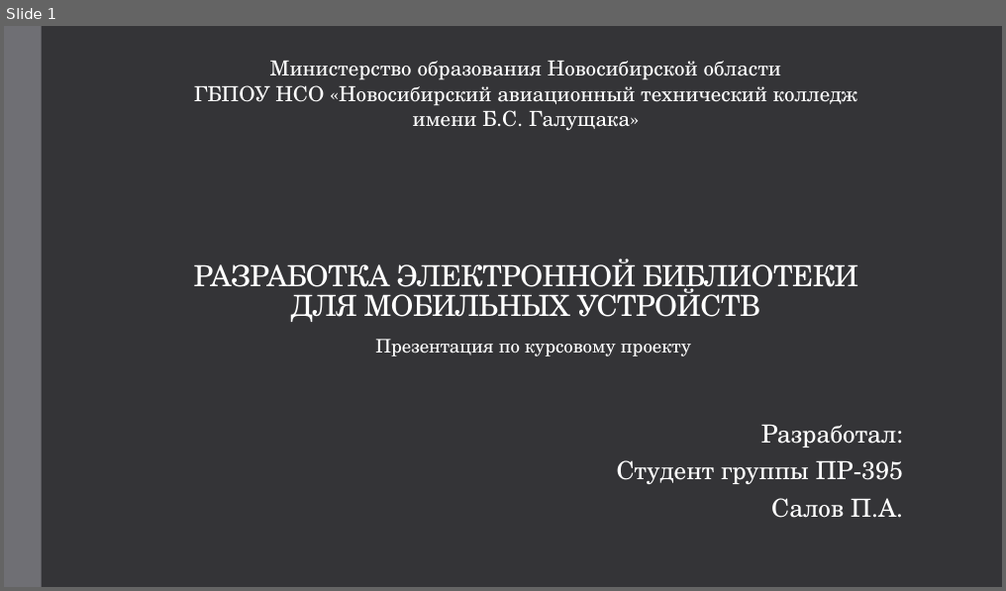
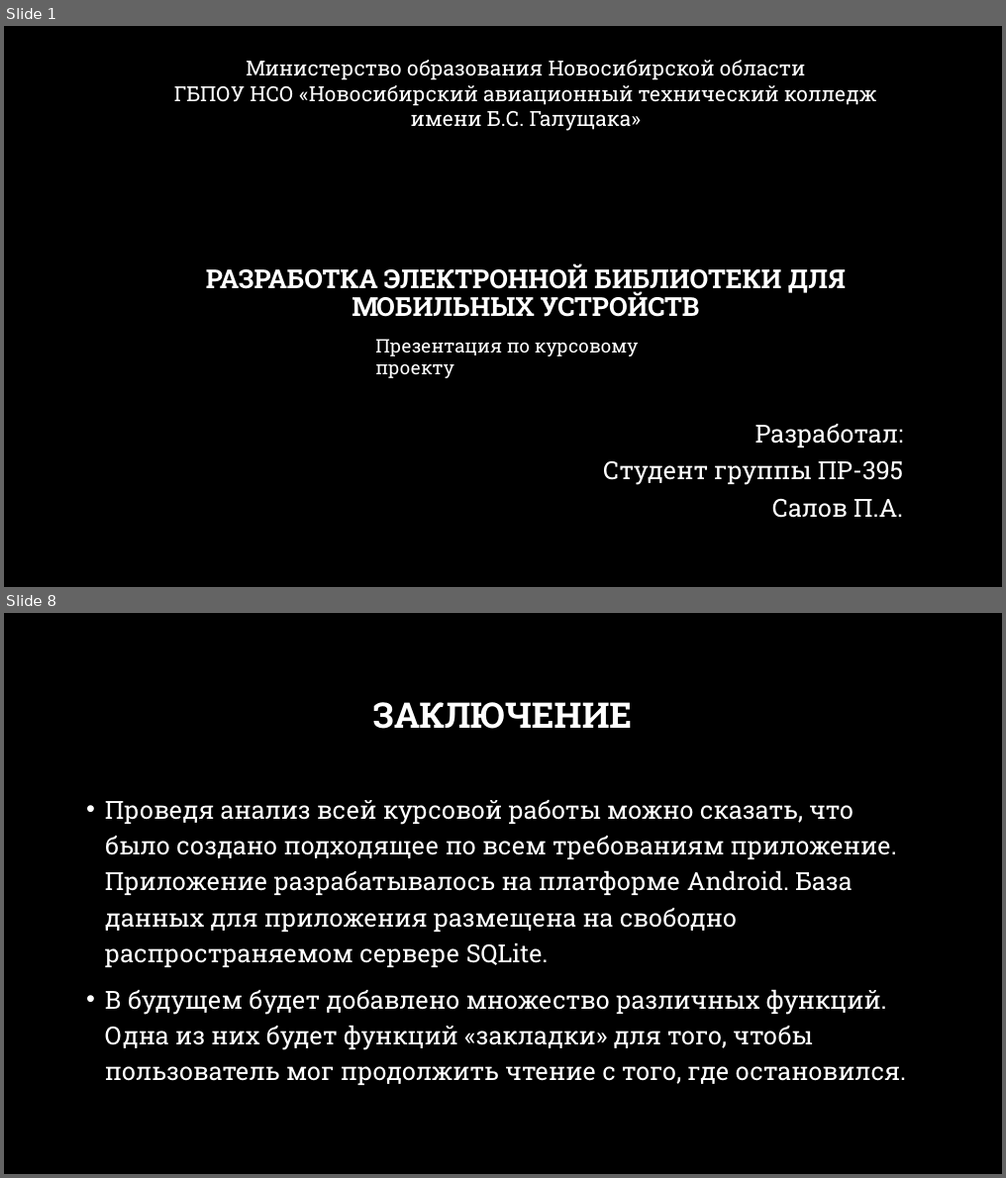
Before and after one commit to Mojukin/CourseWork, a slide deck: Презентация по курсовому проекту, Салов П.А., Пр-395.pptx. Shown one above the other, each under a label of ours: slide 1 before the commit, slides 1 and 8 after it; the slides between them are not shown. The pictures are 1006x591 and 1006x1178 pixels, drawn with LibreOffice and Linux fonts; fonts in the diff are those of the drawing; background and template pictures are left out. Boxes give left, top, right and bottom in pixels: in the first picture for what was removed or moved away, otherwise in the second. Text is boxed around its words. In the diff, an @@ line names an element or a change of style, - is before the commit and + after.

```diff
--- a/Презентация по курсовому проекту, Салов П.А., Пр-395.pptx
+++ b/Презентация по курсовому проекту, Салов П.А., Пр-395.pptx
@@ slide 8 added at [4,613,1002,1174], background picture (left out) @@
@@ title added at [373,702,633,729], 34 pt, text #FFFFFF, bold @@
+ЗАКЛЮЧЕНИЕ
@@ text added at [105,800,906,1085], 24 pt, text #FFFFFF @@
+• Проведя анализ всей курсовой работы можно сказать, что было создано подходящее по всем требованиям приложение. Приложение разрабатывалось на платформе Android. База данных для приложения размещена на свободно распространяемом сервере SQLite.
+• В будущем будет добавлено множество различных функций. Одна из них будет функций «закладки» для того, чтобы пользователь мог продолжить чтение с того, где остановился.
@@ slide 1 changed as well @@
@@ background #353537 to picture (left out) @@
@@ rectangle removed at [4,26,42,587] @@
@@ title "РАЗРАБОТКА ЭЛЕКТРОННОЙ БИБЛИОТЕКИ ДЛЯ МОБИЛЬНЫХ ..." at [206,264,846,317]: size 28 to 25.2 pt, font TeX Gyre Schola to Roboto Slab, letter spacing -0.5 to 0 pt, bold on; line spacing 0.85 to 0.9 @@
@@ font TeX Gyre Schola to Roboto Slab in 3 elements at [603,424,904,518], [174,60,877,131], [375,339,638,378] @@
```
Also in this commit, not shown: 6 other slides added, 7 slides removed, 1 other file.
